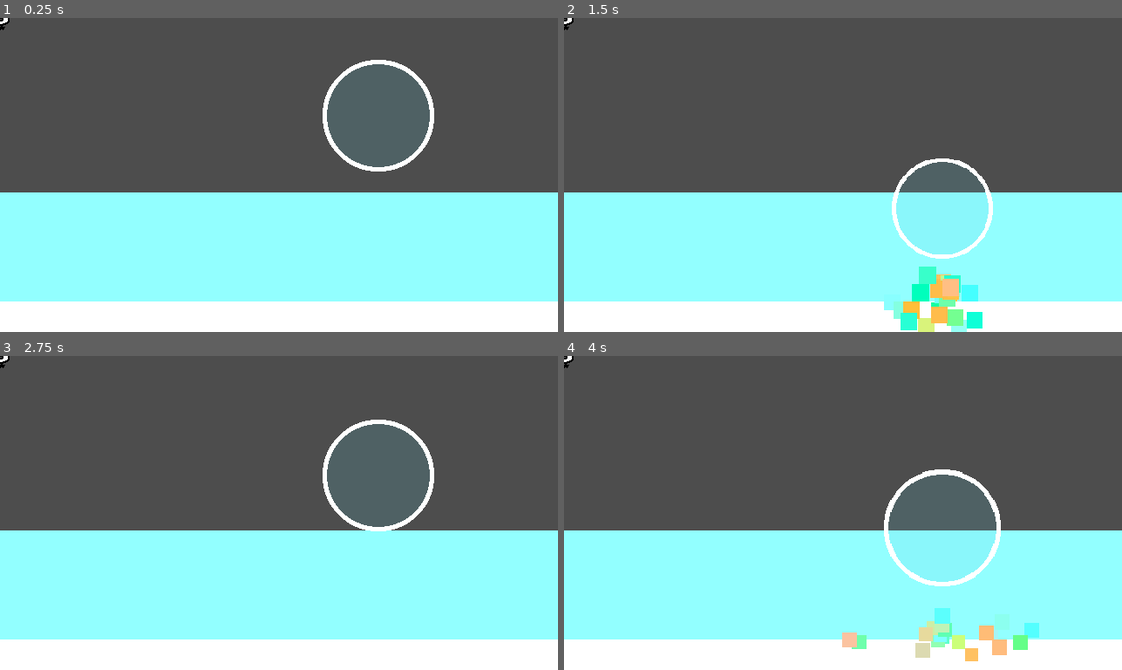
Above: before the commit, frames 1-4 (two rows, left to right).
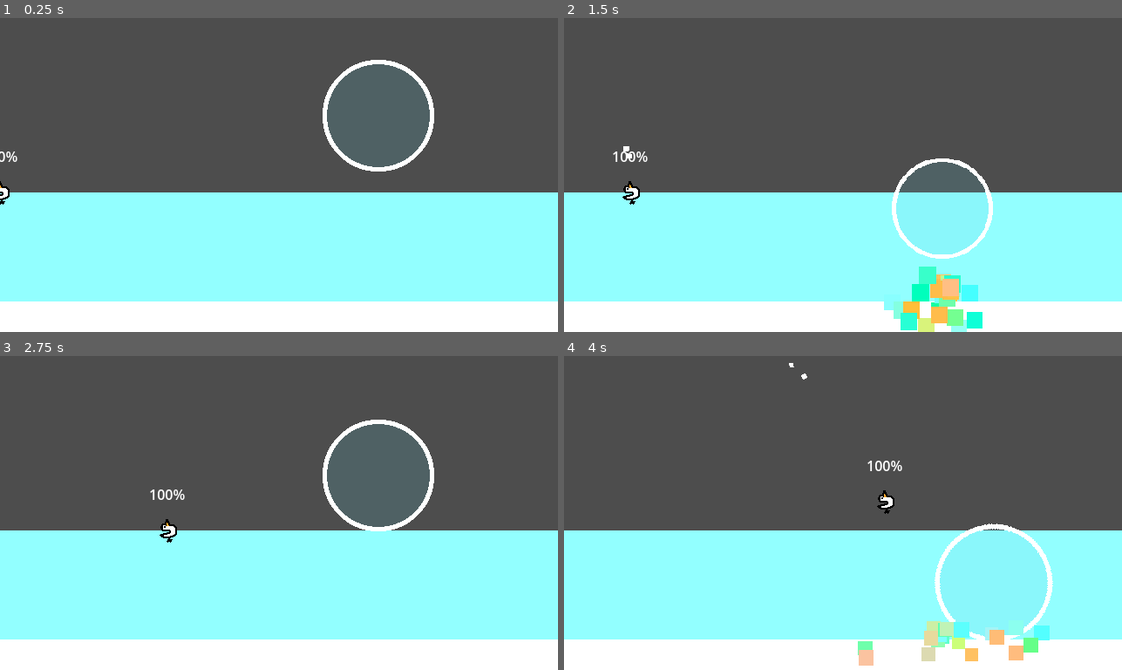
Above: after the commit, the same moments.

Repository: ron0studios/Global-Game-Jam-2025
Game: Godot game, scene res://objects/sandbox.tscn
The game is run twice, just before and just after one commit, with the same random seed, the same clock (stepped at 60 frames per second) and the same inputs. The engine's default icon, where the game draws it, is replaced by a stand-in: a white triangle on a blue panel in a dark square.
Inputs (mouse positions are in pixels of both pictures, inside the frame that each line leads up to):
- Up to frame 1 (0.25 s): no input
- Up to frame 2 (1.5 s): move the mouse to (965, 159) at 0.52 s; hold Right (ui_right) 0.53-1.28 s; tap W (jump) at 0.6, 0.77, 1.07 s; move the mouse to (731, 190) at 1.27 s; hold Down (ui_down) from 1.28 s (still down); tap Space (blow) at 1.35 s
- Up to frame 3 (2.75 s): tap W (jump) at 1.52, 1.55, 1.82, 2.1 s; move the mouse to (334, 443) at 2.02 s; release Down (ui_down) at 2.03 s; hold Right (ui_right) from 2.03 s (still down)
- Up to frame 4 (4 s): move the mouse to (815, 575) at 2.77 s; release Right (ui_right) at 2.78 s; hold Up (ui_up) 2.78-3.53 s; tap Space (blow) at 2.85 s; tap W (jump) at 3.02, 3.05, 3.32, 3.6, 3.77 s; move the mouse to (1010, 560) at 3.52 s; hold Left (ui_left) from 3.53 s (still down)

The runs differ from the first frame. In frame 1, 0.2% of the frame differs, in the area x 0-4%, y 0-60%; in frame 2, 0.3%; in frame 3, 0.3%; in frame 4, 3.6%, in the area x 0-88%, y 0-99%.

Commit message:
wip new player schmovement
state machine is stating

Diff:
--- a/player.gd
+++ b/player.gd
@@ -2,18 +2,16 @@
 
 @onready var blow_hbox = $BlowArea/CollisionShape2D
 
-const MAX_SPEED = 300.0
-const GROUND_ACCEL = 1500000.0
-const GROUND_DECEL = 2000000.0
-const AIR_ACCEL = GROUND_ACCEL*0.7
-const AIR_DECEL = GROUND_ACCEL*0.7
-const JUMP_VELOCITY = -600.0
-const FALL_MULTIPLIER = 1.5 # how much faster to fall when jump key released
+const ACCEL = 1000
+const DECEL = 300
+const MAX_SPD = 200
+const GRAV = 400
+const BUOYANCY = 500
 var fall_factor = 1
 var force
 
 var state = states.ONLEVEL
-enum states {OVERWATER, UNDERWATER, ONLEVEL}
+enum states {OVERWATER, UNDERWATER, ONLEVEL, TURNAROUND}
 
 var breath = 100
 var blowing = false: #enables blowing hitbox when true
@@ -27,11 +25,27 @@
 func _physics_process(delta: float) -> void:
 	match state:
 		states.ONLEVEL:
-			pass
+			position.y = Global.water_level
+			velocity.y = 0
+			var direction := Input.get_axis("ui_left", "ui_right")
+			if direction:
+				velocity.x = clamp(velocity.x + direction * ACCEL * delta, -MAX_SPD, MAX_SPD)
+			else:
+				if velocity.x > 0:
+					velocity.x = max(0, velocity.x - DECEL*delta)
+				if velocity.x < 0:
+					velocity.x = min(0, velocity.x + DECEL*delta)
+			if Input.is_action_just_pressed("jump"):
+				state = states.OVERWATER
+				velocity.y = -200
 		states.OVERWATER:
-			pass
+			velocity.y += GRAV * delta
+			if position.y < Global.water_level:
+				state = states.UNDERWATER
 		states.UNDERWATER:
-			pass
+			velocity.y += BUOYANCY * delta
+			if position.y > Global.water_level:
+				state = states.ONLEVEL
 
 
 	handle_blowing(delta)
